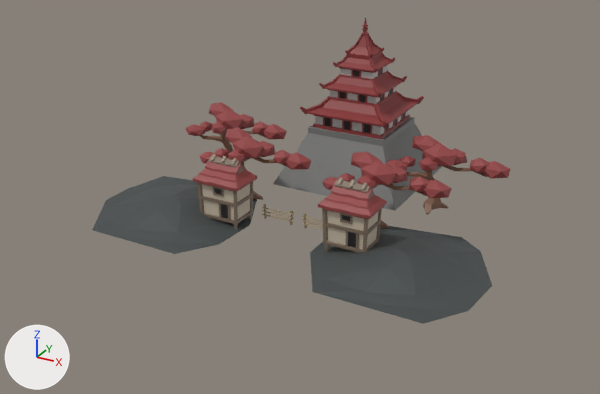
The glTF model assets/background.glb: old version first, new version second.
Rendered twice from a 50 mm camera at (7.57, -13.16, 7.45) aimed at (-0.07, 0.74, 0.5). Arrows for +X, +Y and +Z are at lower left; the lights stay in place. Where no turn or scale is listed for an object, it has been applied to the vertices.

The older version as bpy lines, for what is in view:
```python
me_mesh_001 = bpy.data.meshes.new('Mesh.001')
me_mesh_001.from_pydata(...)  # 80 vertices, 140 faces; spans x -0.373..0.373, y -0.039..0.039, z 0.0..0.322
me_mesh_001.materials.append(mat_lambert101_007)  # picture img_polygonminis_texture_01_red
me_mesh_006 = bpy.data.meshes.new('Mesh.006')
me_mesh_006.from_pydata(...)  # 31 vertices, 51 faces; spans x -1.81..1.69, y -1.41..2.03, z 0.05..0.47
me_mesh_006.materials.append(mat_lambert101_005)  # picture img_polygonminis_texture_01_red
me_mesh_010 = bpy.data.meshes.new('Mesh.010')
me_mesh_010.from_pydata(...)  # 202 vertices, 354 faces; spans x -1.07..1.6, y -0.48..0.34, z -0.12..1.54
me_mesh_010.materials.append(mat_lambert101_011)  # picture img_polygonminis_texture_01_red
me_mesh_011 = bpy.data.meshes.new('Mesh.011')
me_mesh_011.from_pydata(...)  # 202 vertices, 354 faces; spans x -1.07..1.6, y -0.48..0.34, z -0.12..1.54
me_mesh_011.materials.append(mat_lambert101_012)  # picture img_polygonminis_texture_01_red
ob_sm_env_generic_grass_blob_01 = bpy.data.objects.new('SM_Env_Generic_Grass_Blob_01', me_mesh_006)
ob_sm_env_generic_grass_blob_01.location = (-2.54, -0.31, -0.12)
ob_sm_env_samurai_tree_01_001 = bpy.data.objects.new('SM_Env_Samurai_Tree_01.001', me_mesh_010)
ob_sm_env_samurai_tree_01_001.location = (-3.04, 2.59, 0.0)
ob_sm_env_samurai_tree_01_002 = bpy.data.objects.new('SM_Env_Samurai_Tree_01.002', me_mesh_011)
ob_sm_env_samurai_tree_01_002.location = (2.13, 2.76, 0.0)
ob_sm_prop_samurai_fence_01 = bpy.data.objects.new('SM_Prop_Samurai_Fence_01', me_mesh_001)
ob_sm_prop_samurai_fence_01.location = (-0.39, 0.39, 0.0)
# also in view: 'SM_Bld_Samurai_House_02' at (-1.42, 0.0, 0.67); 'SM_Bld_Samurai_House_02.001' at (1.47, 0.0, 0.72); 'SM_Env_Generic_Grass_Blob_01.001' at (2.54, 0.0, 0.12); 'SM_Env_Samurai_Tree_01' at (-1.41, 1.15, 0.71); 'SM_Bld_Samurai_Temple_02' at (0.0, 3.6, 1.85)
```
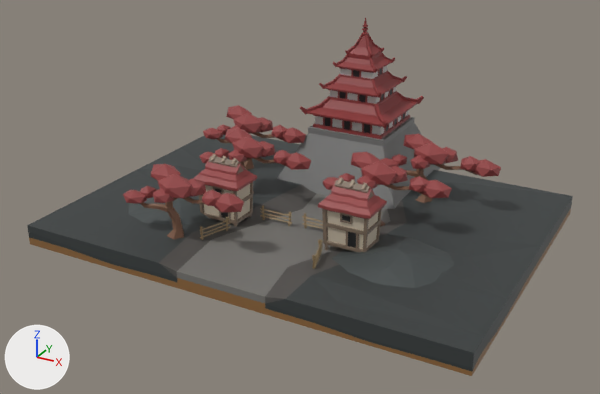
Boxes [x1, y1, x2, y2] around the edits, measured in the pictures (600 x 394 px):
'SM_Tile_Cube_Path_01', added
    after: [27, 135, 573, 376]
'SM_Env_Samurai_Tree_01.002', moved
    before: [385, 135, 511, 215]
    after: [381, 134, 501, 203]
'SM_Env_Samurai_Tree_01.004', added (brown)
    after: [123, 164, 244, 239]
'SM_Env_Samurai_Tree_01.001', moved
    before: [186, 102, 287, 159]
    after: [203, 105, 306, 170]
'SM_Prop_Samurai_Fence_01', moved
    before: [262, 204, 294, 225]
    after: [260, 205, 292, 226]
'SM_Prop_Samurai_Fence_01.002', added
    after: [200, 217, 231, 240]
'SM_Prop_Samurai_Fence_01.003', added
    after: [312, 239, 323, 269]
'SM_Env_Generic_Grass_Blob_01.001', unchanged, covered by the edit
    before: [310, 226, 492, 324]
    after: [332, 235, 454, 288]
'SM_Env_Generic_Grass_Blob_01', unchanged, covered by the edit
    before: [92, 176, 257, 254]
    after: [128, 189, 212, 226]

The edits, one by one:
Material 'lambert101.016' (mat_lambert101_016) is new.
Its texture is img_polygonminis_texture_01_red.
Its roughness is 0.553.
Material 'lambert101' (mat_lambert101) is new.
Its texture is img_polygonminis_texture_01_red.
Its roughness is 0.553.
Material 'lambert101.002' (mat_lambert101_002) is new.
Its texture is img_polygonminis_texture_01_red.
Its roughness is 0.553.
Material 'lambert101.001' (mat_lambert101_001) is new.
Its texture is img_polygonminis_texture_01_red.
Its roughness is 0.553.
Mesh me_mesh_016 is new.
It has 202 vertices, 354 faces and spans x -1.07..1.6, y -0.48..0.34, z -0.12..1.54.
It uses material mat_lambert101_016 (picture img_polygonminis_texture_01_red).
Mesh me_mesh is new.
It has 117 vertices, 209 faces and spans x -4.72..4.72, y -3.46..3.46, z -0.43..0.11.
It uses material mat_lambert101 (picture img_polygonminis_texture_01_red).
Mesh me_mesh_013 is new.
It has 80 vertices, 140 faces and spans x -0.133..0.147, y -0.354..0.367, z 0.0..0.322.
It uses material mat_lambert101_002 (picture img_polygonminis_texture_01_red).
Mesh me_mesh_008 is new.
It has 80 vertices, 140 faces and spans x -0.138..0.154, y -0.365..0.352, z 0.0..0.322.
It uses material mat_lambert101_001 (picture img_polygonminis_texture_01_red).
Object 'SM_Prop_Samurai_Fence_01' (ob_sm_prop_samurai_fence_01) moves from (-0.39, 0.39, 0.0) to (-0.39, 0.31, 0.0).
Object 'SM_Env_Samurai_Tree_01.001' (ob_sm_env_samurai_tree_01_001) moves from (-3.04, 2.59, 0.0) to (-2.53, 2.59, 0.0).
Object 'SM_Env_Samurai_Tree_01.002' (ob_sm_env_samurai_tree_01_002) moves from (2.13, 2.76, 0.0) to (1.93, 2.76, 0.0).
Object 'SM_Env_Samurai_Tree_01.004' (ob_sm_env_samurai_tree_01_004) is new; it shows me_mesh_016.
Its location is (-1.76, -1.28, 0.0).
Object 'SM_Tile_Cube_Path_01' (ob_sm_tile_cube_path_01) is new; it shows me_mesh.
Its location is (0.0, 1.08, 0.08).
Object 'SM_Prop_Samurai_Fence_01.003' (ob_sm_prop_samurai_fence_01_003) is new; it shows me_mesh_013.
Its location is (1.15, -0.81, 0.0).
Object 'SM_Prop_Samurai_Fence_01.002' (ob_sm_prop_samurai_fence_01_002) is new; it shows me_mesh_008.
Its location is (-1.16, -0.81, 0.0).
